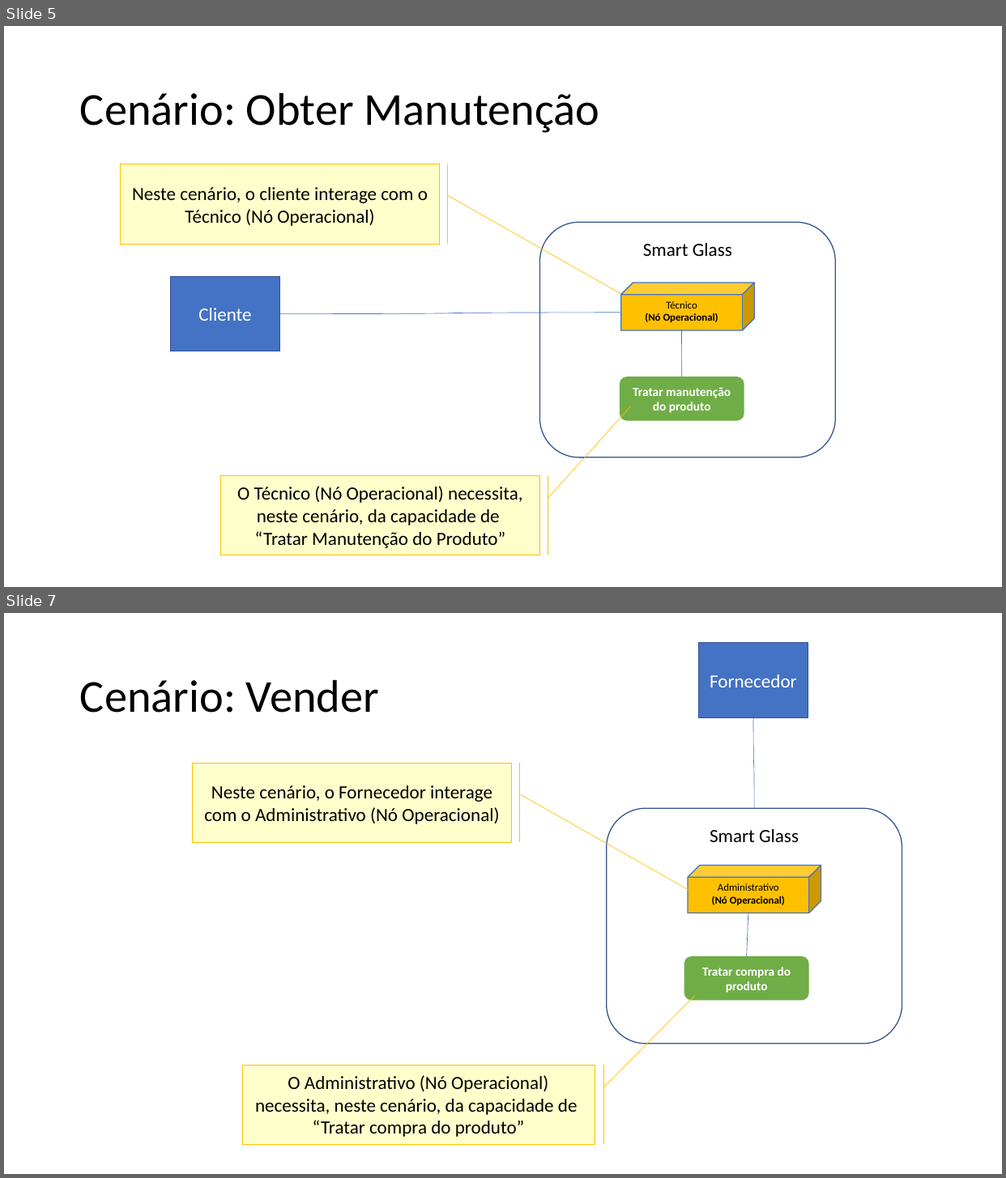
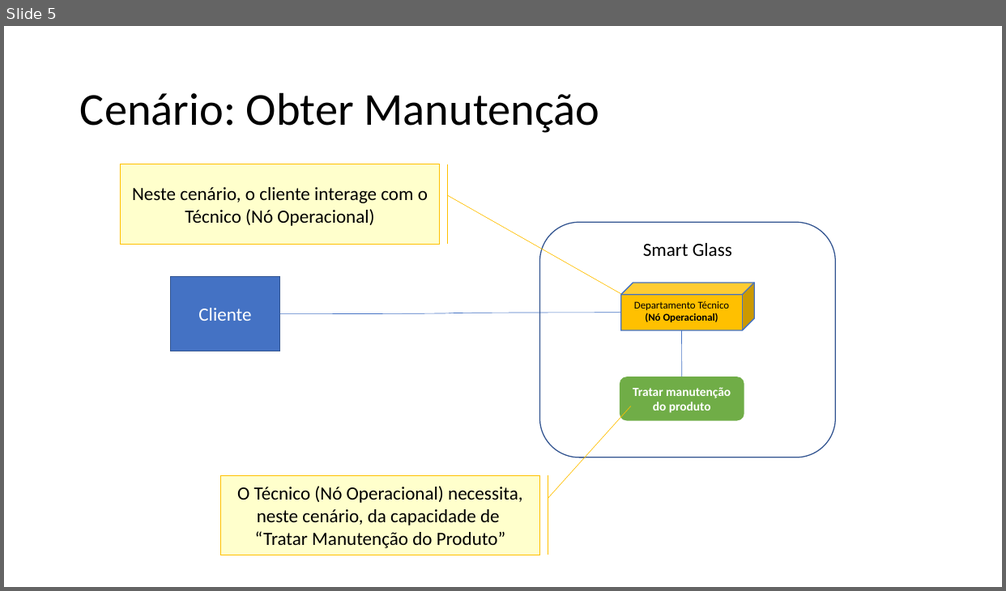
Before and after one commit to Geremias-ms/ENGENHARIADEREQUISITOS, a slide deck: 015 - ARQUITETURA DE NEGOCIO PARA CADA CENÁRIO.pptx. Shown one above the other, each under a label of ours: slides 5 and 7 before the commit, slide 5 after it; the slides between them are not shown. The pictures are 1006x1178 and 1006x591 pixels, drawn with LibreOffice and Linux fonts; fonts in the diff are those of the drawing. Boxes give left, top, right and bottom in pixels: in the first picture for what was removed or moved away, otherwise in the second. Text is boxed around its words. In the diff, an @@ line names an element or a change of style, - is before the commit and + after.

Commit message:
015 - ARQUITETURA DE NEGOCIO PARA CADA CENÁRIO

```diff
--- a/015 - ARQUITETURA DE NEGOCIO PARA CADA CENÁRIO.pptx
+++ b/015 - ARQUITETURA DE NEGOCIO PARA CADA CENÁRIO.pptx
@@ slide 7 removed at bbox=[4, 613, 1002, 1174], background #FFFFFF @@
@@ rectangle removed at bbox=[699, 643, 808, 717] @@
-Fornecedor
@@ title removed at bbox=[80, 679, 379, 713] @@
-Cenário: Vender
@@ curved line removed from (753, 717) to (754, 808) @@
@@ accent border callout removed at bbox=[193, 764, 512, 843] @@
-Neste cenário, o Fornecedor interage com o Administrativo (Nó Operacional)
@@ rounded rectangle removed at bbox=[607, 808, 902, 1043] @@
-Smart Glass
@@ cube removed at bbox=[688, 865, 820, 914] @@
-Administrativo
-(Nó Operacional)
@@ line removed from (748, 914) to (747, 956) @@
@@ rounded rectangle removed at bbox=[684, 956, 809, 1001] @@
-Tratar compra do produto
@@ accent border callout removed at bbox=[242, 1065, 594, 1144] @@
-O Administrativo (Nó Operacional) necessita, neste cenário, da capacidade de
-“Tratar compra do produto”
@@ slide 5 changed as well @@
@@ text in cube at bbox=[634, 301, 730, 310]: text changed @@
-Técnico
+Departamento Técnico
```
Also in this commit, not shown: 4 other slides changed, 3 other slides removed.
